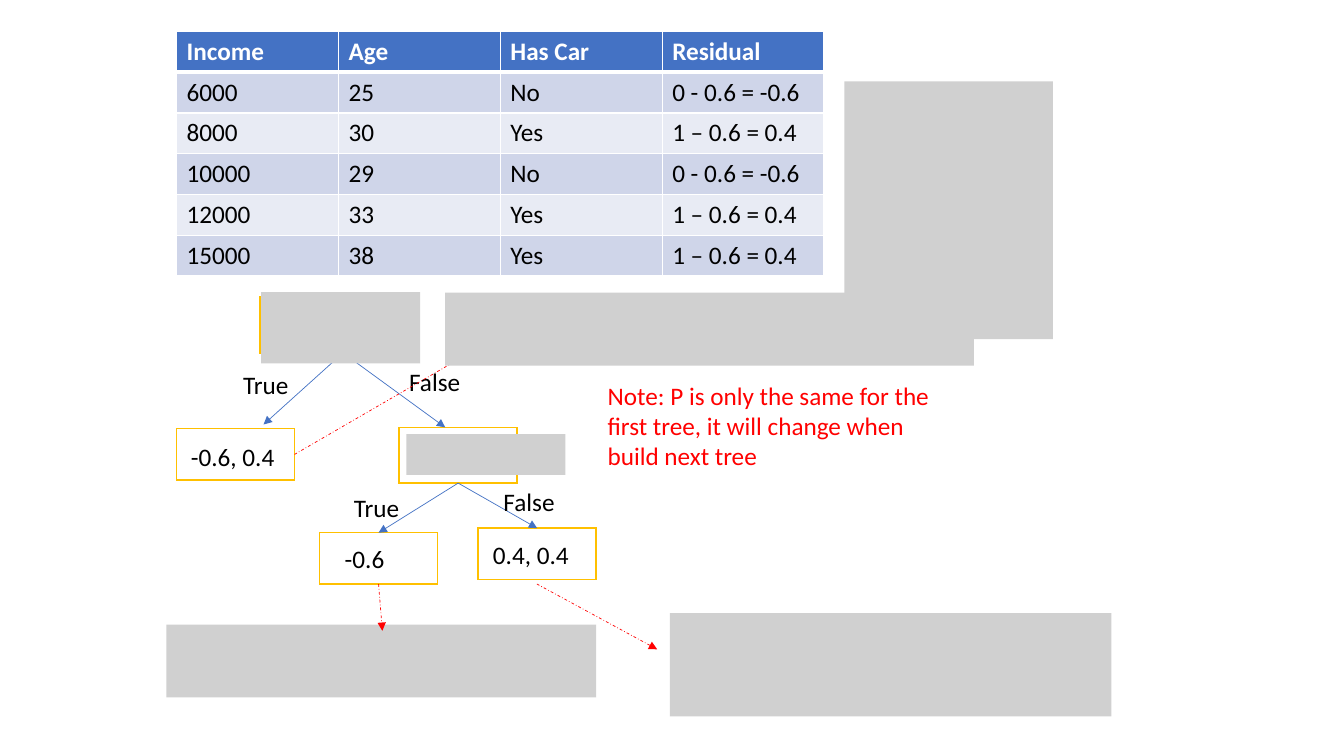
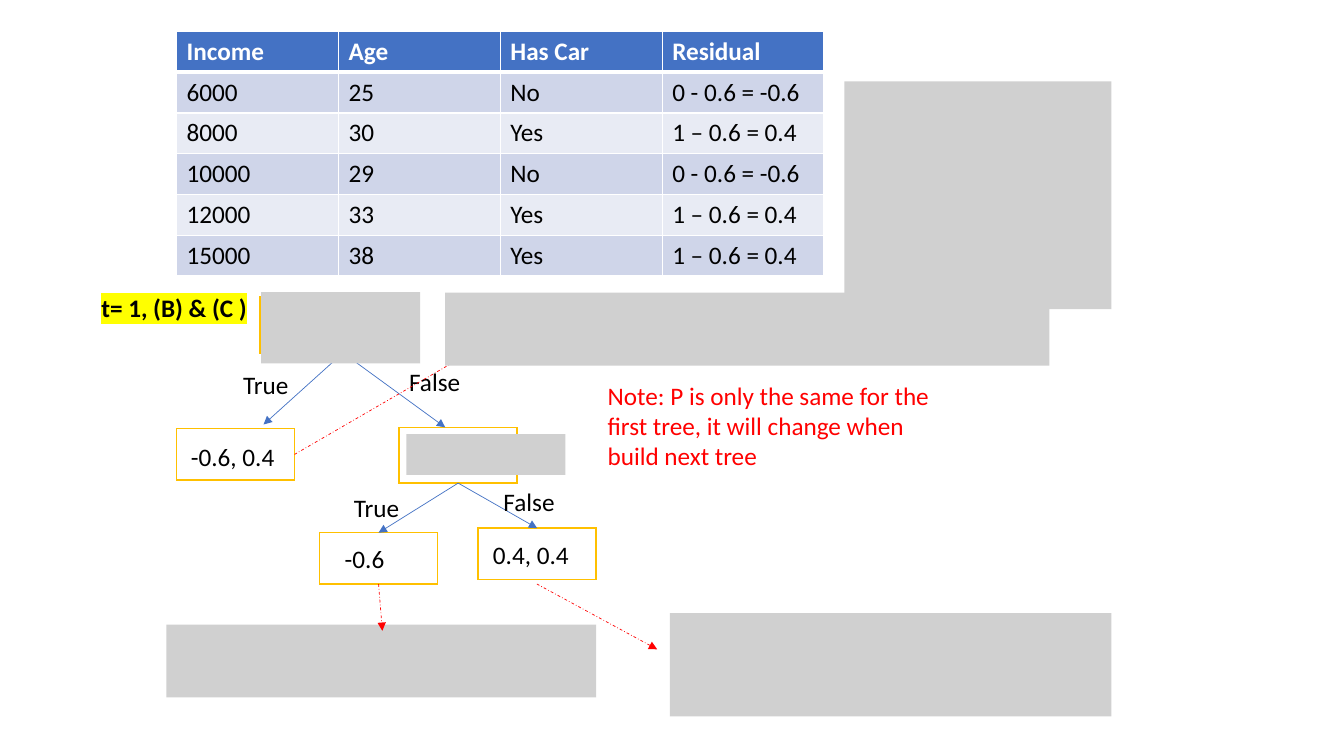
Before and after one commit to beckswu/beckswu.github.io, a slide deck: slide 13 of img/post/Natural-Language-Processing/course2/formula.pptx. Drawn at 1344x756 pixels with LibreOffice and Linux fonts; fonts in the diff are those of the drawing; grey boxes stand for pictures. Boxes give left, top, right and bottom in pixels: in the first picture for what was removed or moved away, otherwise in the second. Text is boxed around its words. In the diff, an @@ line names an element or a change of style, - is before the commit and + after.

```diff
--- a/img/post/Natural-Language-Processing/course2/formula.pptx
+++ b/img/post/Natural-Language-Processing/course2/formula.pptx
@@ picture: place and size @@
-picture at [845, 82, 1054, 340]
+picture at [845, 82, 1112, 310]
@@ text added at [101, 298, 233, 321], 18 pt, text #000000, bold @@
+t= 1, (B) & (C )
@@ picture: place and size @@
-picture at [446, 292, 975, 365]
+picture at [446, 292, 1050, 365]
```
Also in this commit, not shown: 3 other slides changed, 11 slides added, 15 other files.
